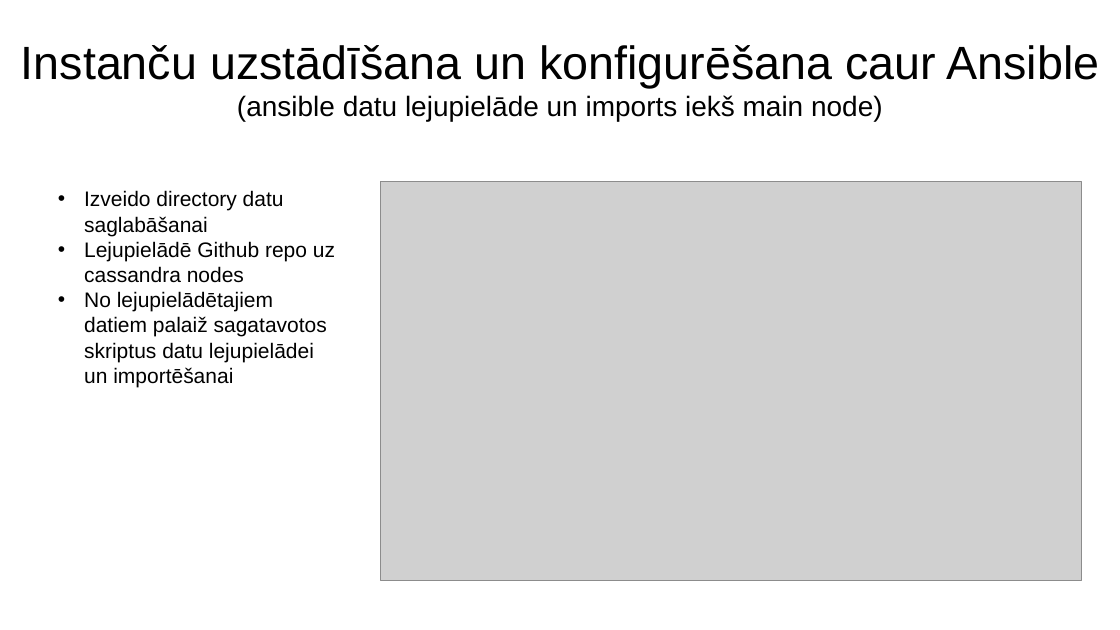
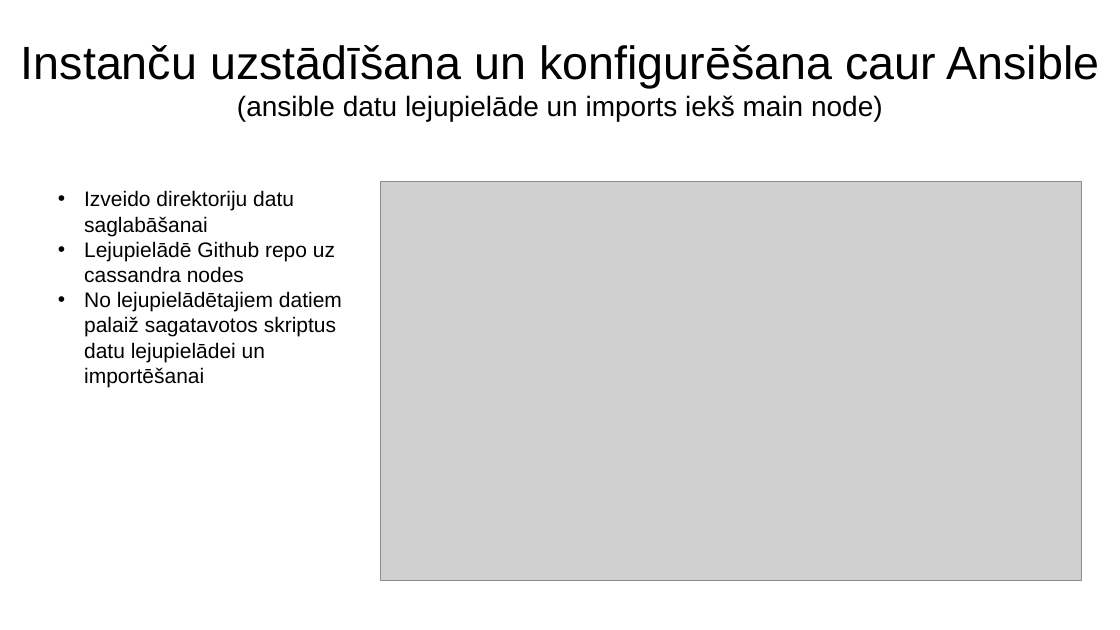
Before and after one commit to DitaGabalina/devops_db_group, a slide deck: slide 21 of docs/Slaidi.2022.07.04_v2.pptx. Drawn at 1120x630 pixels with LibreOffice and Linux fonts; fonts in the diff are those of the drawing; grey boxes stand for pictures. Boxes give left, top, right and bottom in pixels: in the first picture for what was removed or moved away, otherwise in the second. Text is boxed around its words. In the diff, an @@ line names an element or a change of style, - is before the commit and + after.

```diff
--- a/docs/Slaidi.2022.07.04_v2.pptx
+++ b/docs/Slaidi.2022.07.04_v2.pptx
@@ text at (84, 190, 294, 236): text changed @@
-• Izveido directory datu saglabāšanai
+• Izveido direktoriju datu saglabāšanai
```
Also in this commit, not shown: 10 other slides changed, 1 other file.
